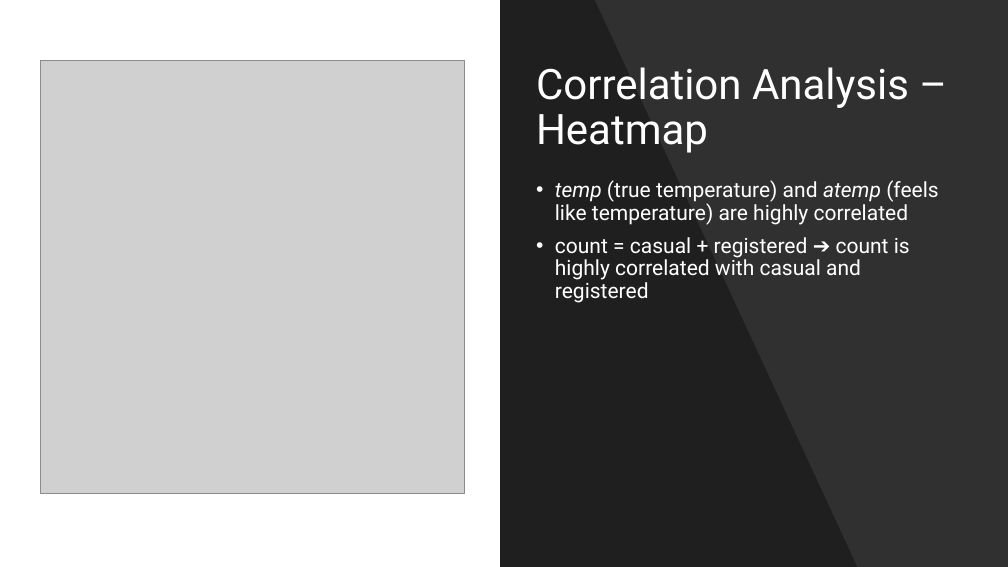
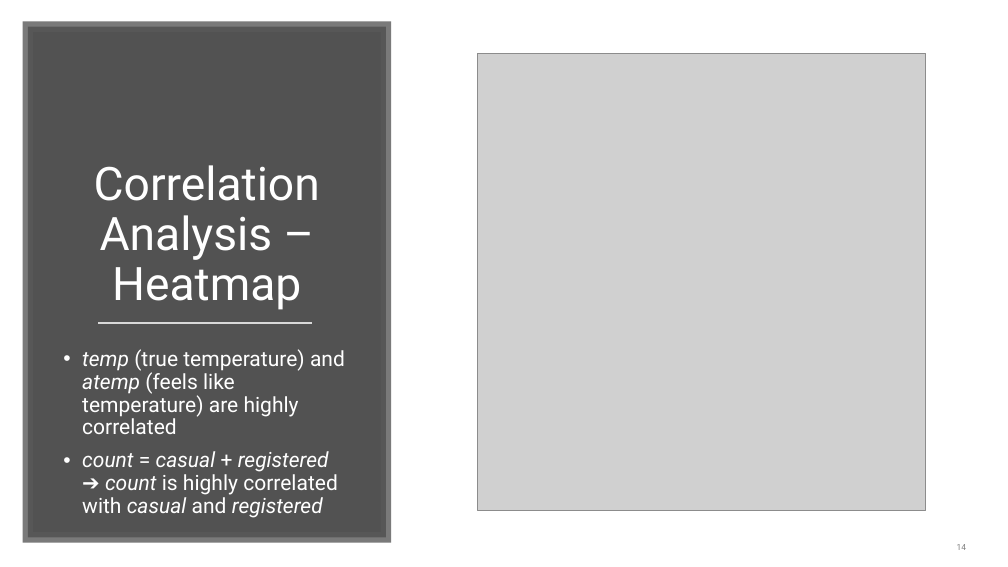
Before and after one commit to shashankvmaiya/Bike-Sharing-Demand-Prediction, a slide deck: slide 14 of Reports/Final_Presentation.pptx (slide 12 before the commit). Drawn at 1008x567 pixels with LibreOffice and Linux fonts; fonts in the diff are those of the drawing; grey boxes stand for pictures. Boxes give left, top, right and bottom in pixels: in the first picture for what was removed or moved away, otherwise in the second. Text is boxed around its words. In the diff, an @@ line names an element or a change of style, - is before the commit and + after.

```diff
--- a/Reports/Final_Presentation.pptx
+++ b/Reports/Final_Presentation.pptx
@@ background #000000 to #FFFFFF @@
@@ rectangle removed at (0,0,1008,567) @@
@@ rectangle added at (28,26,386,538), fill #404040 at 90% opacity, outline #595959 10 pt @@
@@ rectangle removed at (501,0,1008,567) @@
@@ freeform shape removed at (501,0,858,567) @@
@@ picture added at (478,54,926,511) @@
@@ picture removed at (40,60,464,493) @@
@@ title "Correlation Analysis – Heatmap": place and size @@
-title "Correlation Analysis – Heatmap" at (536,67,909,153)
+title "Correlation Analysis – Heatmap" at (94,165,320,310)
@@ title "Correlation Analysis – Heatmap" at (94,165,320,310): size 40 to 44 pt; alignment left to centre; vertical alignment middle to bottom @@
@@ line added from (98, 324) to (312, 324), #D9D9D9 1.75 pt @@
@@ text "temp (true temperature) and atemp ...": place and size @@
-text "temp (true temperature) and atemp ..." at (555,180,938,303)
+text "temp (true temperature) and atemp ..." at (82,349,345,518)
@@ text at (82,451,338,518): italic on in "count casual registered count casual registered" @@
@@ page number added at (957,544,966,550), 8 pt, text #808080 @@
+14
```
Also in this commit, not shown: 19 other slides changed, 11 slides added, 6 slides removed, 21 other files.
